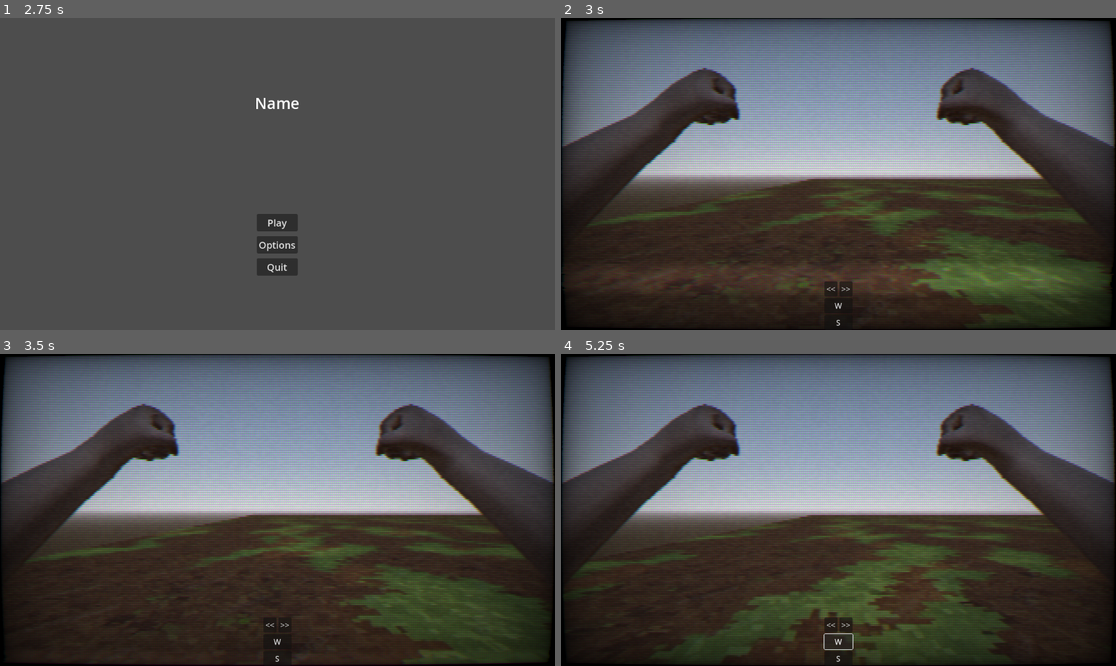
Above: before the commit, frames 1-4 (two rows, left to right).
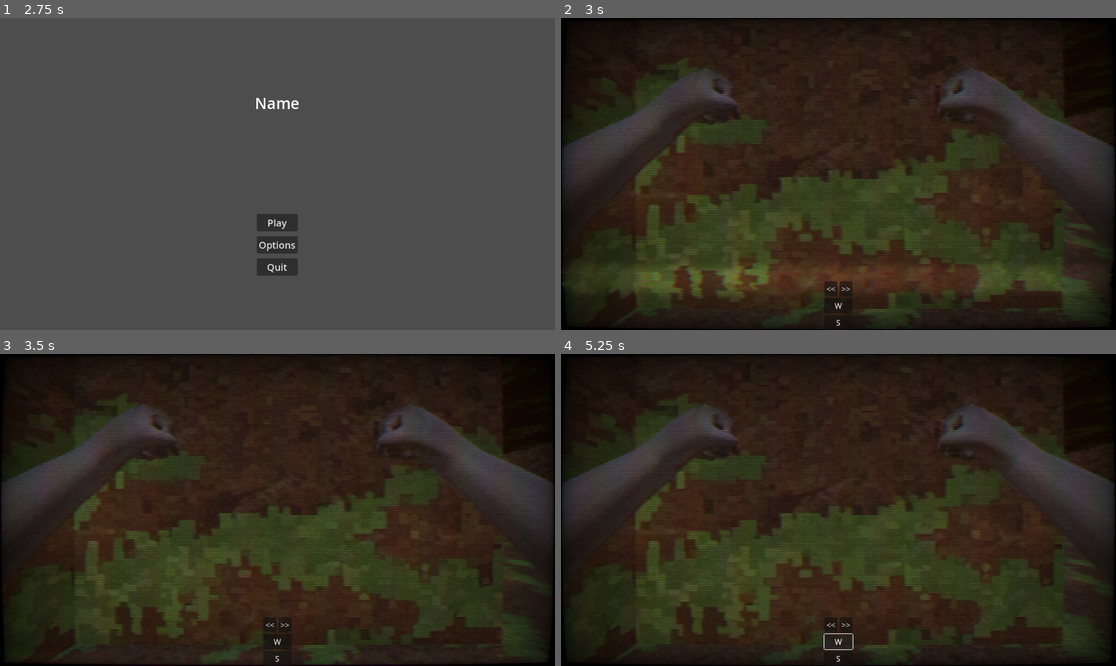
Above: after the commit, the same moments.

Repository: vinelin/godot-Booom
Game: Godot game, scene res://globals/transitions/scene_transition.tscn
Same seed, same stepped clock (60 frames per second), same inputs: the game is played once before the commit and once after it.
Inputs:
- Up to frame 1 (2.75 s): tap Enter (ui_accept) at 0.5, 0.77, 1.52 s; hold D (turn_right, bound only after the commit) 0.53-1.28 s; hold S (move_backward, bound only after the commit) 1.28-2.03 s; hold D (turn_right, bound only after the commit) from 2.03 s (still down)
- Up to frame 2 (3 s): release D (turn_right, bound only after the commit) at 2.75 s; click "Play" at 2.75 s
- Up to frame 3 (3.5 s): no input
- Up to frame 4 (5.25 s): click "<<" at 3.5 s; click ">>" at 4.25 s; click "W" at 5 s

Frame 1 is identical in both runs. In frame 2, 52% of the frame differs, in the area x 0-100%, y 0-100%; in frame 3, 51%; in frame 4, 54%.

Commit message:
[feat] Implement Random Maze Generation. Set a test goal for fun.

Diff:
--- /dev/null
+++ b/Project_1/entities/environment/goal_test.tscn
@@ -0,0 +1,12 @@
+[gd_scene load_steps=3 format=3 uid="uid://bh4kydlcjh7am"]
+
+[sub_resource type="StandardMaterial3D" id="StandardMaterial3D_a1ts4"]
+albedo_color = Color(1, 1, 0, 1)
+
+[sub_resource type="SphereMesh" id="SphereMesh_60fj6"]
+
+[node name="goal_test" type="StaticBody3D"]
+
+[node name="MeshInstance3D" type="MeshInstance3D" parent="."]
+material_override = SubResource("StandardMaterial3D_a1ts4")
+mesh = SubResource("SphereMesh_60fj6")
--- a/Project_1/entities/environment/wall_test/wall_test.tscn
+++ b/Project_1/entities/environment/wall/wall_test.tscn
@@ -1,20 +1,15 @@
-[gd_scene load_steps=5 format=3 uid="uid://dc6xclnxma74t"]
+[gd_scene load_steps=4 format=3 uid="uid://dc6xclnxma74t"]
 
 [ext_resource type="Texture2D" uid="uid://dgh1fpgfwc5yn" path="res://entities/environment/floor/temp_1.jpg" id="1_13ai3"]
-
-[sub_resource type="BoxShape3D" id="BoxShape3D_5w7d0"]
 
 [sub_resource type="StandardMaterial3D" id="StandardMaterial3D_leyff"]
 albedo_texture = ExtResource("1_13ai3")
 
 [sub_resource type="BoxMesh" id="BoxMesh_4rc43"]
+size = Vector3(10, 10, 1)
 
-[node name="wall_test" type="RigidBody3D"]
-
-[node name="CollisionShape3D" type="CollisionShape3D" parent="."]
-shape = SubResource("BoxShape3D_5w7d0")
+[node name="wall_test" type="StaticBody3D" groups=["wall"]]
 
 [node name="MeshInstance3D" type="MeshInstance3D" parent="."]
-transform = Transform3D(10, 0, 0, 0, 3, 0, 0, 0, 1, 0, 0, 0)
 material_override = SubResource("StandardMaterial3D_leyff")
 mesh = SubResource("BoxMesh_4rc43")
--- a/Project_1/entities/player/player.gd
+++ b/Project_1/entities/player/player.gd
@@ -2,15 +2,25 @@
 
 const ANGLE_ERROR: float = 0.01
 
-@export var speed: float = 40
+@export var speed: float = 40.0
 @onready var is_moving: bool = false
-@onready var destination_pos: Vector3 = Vector3(0, 0, 0)
+@onready var cur_pos: Vector3 = Main.player_pos
+@onready var cur_rotation: int = 1
+@onready var destination_pos: Vector3 = cur_pos * Vector3(Main.tile_length, 1, Main.tile_length)
 @onready var destination_rotation_y: float = self.rotation.y
-@onready var cur_pos: Vector3 = get_parent().player_pos
-@onready var cur_rotation: int = 1
 
 func _ready():
 	self.rotation.y = 0
+
+func _process(delta):
+	if Input.is_action_pressed("move_backward"):
+		_on_btn_backward_pressed()
+	if Input.is_action_pressed("move_forward"):
+		_on_btn_forward_pressed()
+	if Input.is_action_pressed("turn_left"):
+		_on_btn_left_pressed()
+	if Input.is_action_pressed("turn_right"):
+		_on_btn_right_pressed()
 
 func _physics_process(delta):
 	# Moving.
@@ -25,6 +35,7 @@
 		else:
 			self.rotation.y = destination_rotation_y
 			is_moving = false
+
 	move_and_slide()
 
 func _on_btn_forward_pressed():
--- /dev/null
+++ b/Project_1/globals/scripts/class_tile.gd
@@ -0,0 +1,11 @@
+extends Node
+class_name Tile
+
+@onready var x: int
+@onready var y: int
+@onready var is_visited: bool
+@onready var prev_node: Node
+@onready var next_node: Node
+@onready var has_wall: Array # Order: N W S E. Usage: [true, true, true, true]
+@onready var tile_type: String # enemy_1, treasure, exit...etc
+@onready var floor_type: String #"floor.tscn"
--- a/Project_1/globals/scripts/level_init.gd
+++ b/Project_1/globals/scripts/level_init.gd
@@ -3,21 +3,76 @@
 const tile_length = 10
 
 func level_init(node: Node, width: int, height: int):
-	_add_player(node, Vector3(0, 0, 0))
-	return _maze_generate(node, width, height)
+	var init_x = randi_range(0, width - 1)
+	var init_y = randi_range(0, height - 1)
+	Main.player_pos = Vector3(init_x, Main.camera_height, init_y * -1)
+	_add_player(node, Vector3(init_x, Main.camera_height, init_y * -1) * Vector3(tile_length, 1, tile_length))
+	return _maze_generate(node, width, height, init_x, init_y)
 
-func _maze_generate(node: Node, width: int, height: int):
-	# Temp generation
+func _maze_generate(node: Node, width: int, height: int, init_x: int, init_y: int):
+	# Implement generation with Randomized DFS
 	var map: Array = []
+	var cur_Node: Node
 	for x in range(width):
 		map.append([])
 		for y in range(height):
-			map[x].append(0)
-	# Instantiate floors
+			var _temp_Node = Tile.new()
+			_temp_Node.is_visited = false
+			_temp_Node.has_wall = [true, true, true, true]
+			_temp_Node.floor_type = "floor.tscn"
+			_temp_Node.x = x
+			_temp_Node.y = y
+			map[x].append(_temp_Node)
+	cur_Node = map[init_x][init_y]
+
+	var count: int = 0
+	while count < width * height:
+		cur_Node.is_visited = true
+		count += 1
+		var neighbor_status: Array = _check_neighbor_status(cur_Node, map, width, height)
+		var next_direction: String
+		var temp_Node: Node
+		if neighbor_status.has(1):
+			next_direction = Main.DIRECTION[_random_index_weighted(neighbor_status)]
+			if next_direction == "N":
+				temp_Node = map[cur_Node.x][cur_Node.y + 1]
+				cur_Node.has_wall[0] = false
+				temp_Node.has_wall[2] = false
+			elif next_direction == "W":
+				temp_Node = map[cur_Node.x - 1][cur_Node.y]
+				cur_Node.has_wall[1] = false
+				temp_Node.has_wall[3] = false
+			elif next_direction == "S":
+				temp_Node = map[cur_Node.x][cur_Node.y - 1]
+				cur_Node.has_wall[2] = false
+				temp_Node.has_wall[0] = false
+			elif next_direction == "E":
+				temp_Node = map[cur_Node.x + 1][cur_Node.y]
+				cur_Node.has_wall[3] = false
+				temp_Node.has_wall[1] = false
+			# Set node info
+			cur_Node.next_node = temp_Node
+			temp_Node.prev_node = cur_Node
+			cur_Node = temp_Node
+		else:
+			cur_Node = cur_Node.prev_node
+
+	# Test For Fun
+	_test_add_goal(node, map)
+
+	# Instantiate floors and walls
 	for x in range(len(map)):
 		for y in range(len(map[x])):
-			if map[x][y] == 0:
-				_add_floor(node, Vector3(0, 0, 0) + Vector3(x * tile_length, -1, y * -tile_length), "floor.tscn")
+			_add_floor(node, Vector3(x * tile_length, -1, y * -tile_length), map[x][y].floor_type)
+			_add_floor(node, Vector3(x * tile_length, 8, y * -tile_length), map[x][y].floor_type)
+			if map[x][y].has_wall[2]:
+				_add_wall(node, Vector3(x * tile_length, 4, y * -tile_length) + Vector3(0, 0, tile_length * 0.5), "wall_test.tscn", 0)
+			if map[x][y].has_wall[0]:
+				_add_wall(node, Vector3(x * tile_length, 4, y * -tile_length) + Vector3(0, 0, tile_length * -0.5), "wall_test.tscn", 0)
+			if map[x][y].has_wall[1]:
+				_add_wall(node, Vector3(x * tile_length, 4, y * -tile_length) + Vector3(tile_length * -0.5, 0, 0), "wall_test.tscn", PI * 0.5)
+			if map[x][y].has_wall[3]:
+				_add_wall(node, Vector3(x * tile_length, 4, y * -tile_length) + Vector3(tile_length * 0.5, 0, 0), "wall_test.tscn", PI * 0.5)
 	return map
 
 func _add_floor(node: Node, pos: Vector3, type: String):
@@ -25,7 +80,47 @@
 	floor.position = pos
 	node.add_child(floor)
 
+func _add_wall(node: Node, pos: Vector3, type: String, rotation_y: float):
+	var wall = load("res://entities/environment/wall/" + type).instantiate()
+	wall.position = pos
+	wall.rotation.y = rotation_y
+	node.add_child(wall)
+
+func _test_add_goal(node: Node, map: Array):
+	var _count: int = 0
+	for x in range(len(map)):
+		for y in range(len(map[x])):
+			if map[x][y].has_wall.count(true) == 3:
+				map[x][y].tile_type = "goal"
+				var goal = load("res://entities/environment/goal_test.tscn").instantiate()
+				goal.position = Vector3(x, 2, -y) * Vector3(tile_length, 1, tile_length)
+				node.add_child(goal)
+				break
+
 func _add_player(node: Node, pos: Vector3):
 	var player = load("res://entities/player/player.tscn").instantiate()
 	player.position = pos
 	node.add_child(player)
+
+func _check_neighbor_status(node: Node, map: Array, width: int, height: int):
+	# Order: N W S E
+	var neighbor_status: Array = [0, 0, 0, 0]
+	if node.y < height - 1 and !map[node.x][node.y + 1].is_visited:
+		neighbor_status[0] = 1
+	if node.x > 0 and !map[node.x - 1][node.y].is_visited:
+		neighbor_status[1] = 1
+	if node.y > 0 and !map[node.x][node.y - 1].is_visited:
+		neighbor_status[2] = 1
+	if node.x < width - 1 and !map[node.x + 1][node.y].is_visited:
+		neighbor_status[3] = 1
+	return neighbor_status
+
+func _random_index_weighted(weights: Array):
+	var total_weight: float = 0.0
+	for weight in weights:
+		total_weight += weight
+	var remaining_distance: float = randf() * total_weight
+	for i in weights.size():
+		remaining_distance -= weights[i]
+		if remaining_distance < 0:
+			return i
--- a/Project_1/globals/scripts/main.gd
+++ b/Project_1/globals/scripts/main.gd
@@ -8,8 +8,10 @@
 								"E": Vector3(1, 0, 0)
 								}
 
-@onready var player_pos: Vector3 = Vector3(0, 0, 0) # Z axis need to be negative when use
+@onready var player_pos: Vector3 # Z axis need to be negative when use
+@onready var camera_height: float = 2.0
 @onready var cur_direction: String = DIRECTION[0]
+@onready var cur_backward: String = DIRECTION[2]
 @onready var cur_map: Array = []
 @onready var tile_length = LevelInit.tile_length
 
@@ -24,25 +26,47 @@
 		cur_direction = DIRECTION[0]
 	else:
 		cur_direction = DIRECTION[_cur_index + direction]
+	if DIRECTION.find(cur_direction) + 2 > len(DIRECTION) - 1:
+		cur_backward = DIRECTION[DIRECTION.find(cur_direction) - 2]
+	else:
+		cur_backward = DIRECTION[DIRECTION.find(cur_direction) + 2]
 
 func move_player(direction: String):
 	# TODO: Detect walls
 	var _temp_pos: Vector3
 	if direction == "forward":
 		_temp_pos = player_pos + DIR_VECTOR[cur_direction]
-		if _check_is_passage(_temp_pos):
+		if _check_is_passage(player_pos, _temp_pos, direction):
 			player_pos += DIR_VECTOR[cur_direction]
 	elif direction == "backward":
 		_temp_pos = player_pos - DIR_VECTOR[cur_direction]
-		if _check_is_passage(_temp_pos):
+		if _check_is_passage(player_pos, _temp_pos, direction):
 			player_pos -= DIR_VECTOR[cur_direction]
 	else:
 		print("unknown direction to move")
 	return player_pos * Vector3(tile_length, 1, tile_length)
 
-func _check_is_passage(pos: Vector3):
-	pos.z = pos.z * -1
-	if pos.x >= 0 and pos.x < len(cur_map) and pos.z >= 0 and pos.z < len(cur_map[0]) and cur_map[pos.x][pos.z] == 0: # 0 for temp floor type
-		return true
+func _check_is_passage(player_pos: Vector3, forward_pos: Vector3, direction: String):
+	player_pos.z = player_pos.z * -1
+	forward_pos.z = forward_pos.z * -1
+	if direction == "forward":
+		if (
+			forward_pos.x >= 0 and forward_pos.x < len(cur_map) and forward_pos.z >= 0 and forward_pos.z < len(cur_map[0])
+			and !cur_map[forward_pos.x][forward_pos.z].has_wall[(DIRECTION.find(cur_backward))]
+			and !cur_map[player_pos.x][player_pos.z].has_wall[DIRECTION.find(cur_direction)]
+		):
+			return true
+		else:
+			return false
+	elif direction == "backward":
+		if (
+			forward_pos.x >= 0 and forward_pos.x < len(cur_map) and forward_pos.z >= 0 and forward_pos.z < len(cur_map[0])
+			and !cur_map[forward_pos.x][forward_pos.z].has_wall[(DIRECTION.find(cur_direction))]
+			and !cur_map[player_pos.x][player_pos.z].has_wall[DIRECTION.find(cur_backward)]
+		):
+			return true
+		else:
+			return false
 	else:
+		print("unknown direction to move")
 		return false
--- a/Project_1/project.godot
+++ b/Project_1/project.godot
@@ -13,6 +13,7 @@
 config/name="Project 1"
 run/main_scene="res://globals/transitions/scene_transition.tscn"
 config/features=PackedStringArray("4.2", "Forward Plus")
+boot_splash/bg_color=Color(0, 0, 0, 1)
 boot_splash/show_image=false
 boot_splash/fullsize=false
 boot_splash/use_filter=false
@@ -31,3 +32,23 @@
 "events": [Object(InputEventKey,"resource_local_to_scene":false,"resource_name":"","device":0,"window_id":0,"alt_presse …(181 unchanged characters)…
 ]
 }
+move_forward={
+"deadzone": 0.5,
+"events": [Object(InputEventKey,"resource_local_to_scene":false,"resource_name":"","device":-1,"window_id":0,"alt_pressed":false,"shift_pressed":false,"ctrl_pressed":false,"meta_pressed":false,"pressed":false,"keycode":0,"physical_keycode":87,"key_label":0,"unicode":119,"echo":false,"script":null)
+]
+}
+move_backward={
+"deadzone": 0.5,
+"events": [Object(InputEventKey,"resource_local_to_scene":false,"resource_name":"","device":-1,"window_id":0,"alt_pressed":false,"shift_pressed":false,"ctrl_pressed":false,"meta_pressed":false,"pressed":false,"keycode":0,"physical_keycode":83,"key_label":0,"unicode":115,"echo":false,"script":null)
+]
+}
+turn_left={
+"deadzone": 0.5,
+"events": [Object(InputEventKey,"resource_local_to_scene":false,"resource_name":"","device":-1,"window_id":0,"alt_pressed":false,"shift_pressed":false,"ctrl_pressed":false,"meta_pressed":false,"pressed":false,"keycode":0,"physical_keycode":65,"key_label":0,"unicode":97,"echo":false,"script":null)
+]
+}
+turn_right={
+"deadzone": 0.5,
+"events": [Object(InputEventKey,"resource_local_to_scene":false,"resource_name":"","device":-1,"window_id":0,"alt_pressed":false,"shift_pressed":false,"ctrl_pressed":false,"meta_pressed":false,"pressed":false,"keycode":0,"physical_keycode":68,"key_label":0,"unicode":100,"echo":false,"script":null)
+]
+}
--- a/Project_1/scenes/level/level_1/level_1.gd
+++ b/Project_1/scenes/level/level_1/level_1.gd
@@ -3,4 +3,4 @@
 @onready var player_pos: Vector3 = Vector3(0, 0, 0)
 
 func _ready():
-	Main.get_map_info(LevelInit.level_init(self, 5, 5))
+	Main.get_map_info(LevelInit.level_init(self, 10, 10))
Not shown: 1 places in Project_1/entities/player/player.tscn that only renumber resources
